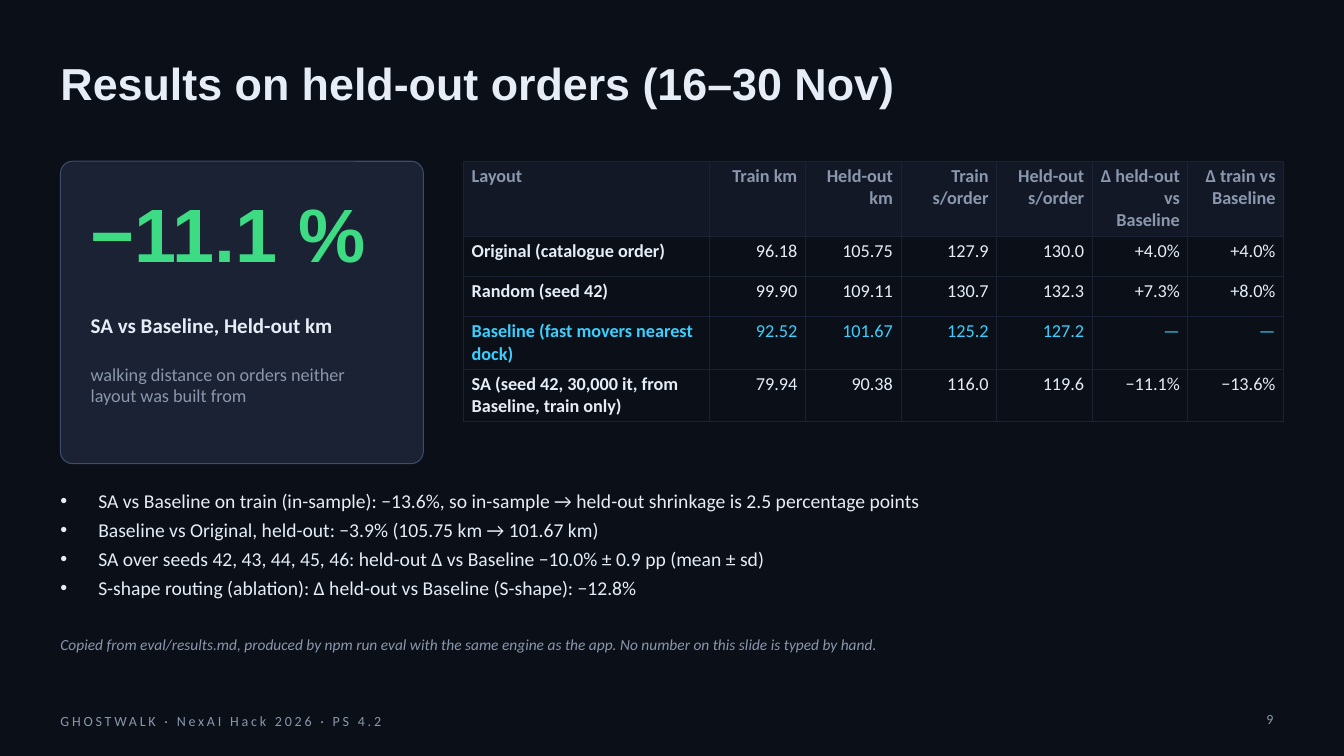
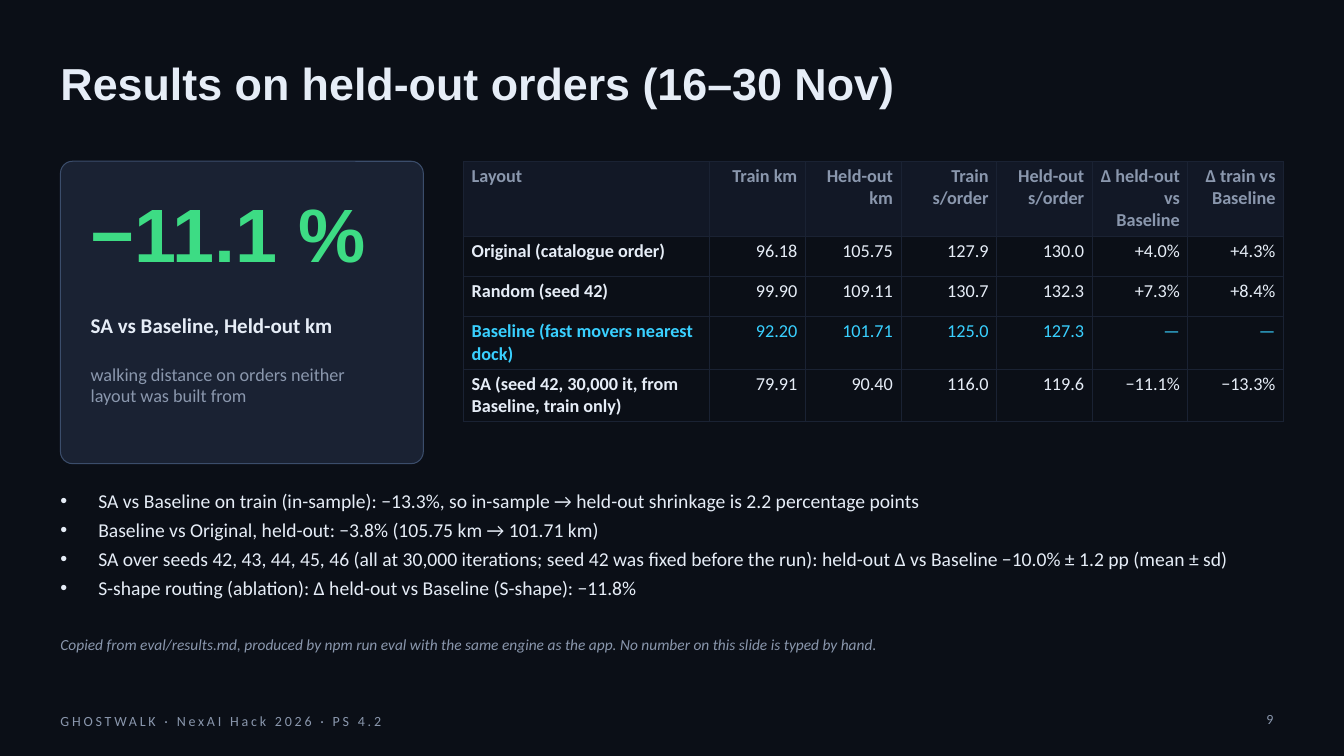
Before and after one commit to Anandb71/ghostwalk, a slide deck: slide 9 of docs/pitch/Ghostwalk_pitch.pptx. Drawn at 1344x756 pixels with LibreOffice and Linux fonts; fonts in the diff are those of the drawing; background and template pictures are left out. Boxes give left, top, right and bottom in pixels: in the first picture for what was removed or moved away, otherwise in the second. Text is boxed around its words. In the diff, an @@ line names an element or a change of style, - is before the commit and + after.

Commit message:
Pitch deck: rebuilt from the 7aba833 eval; results slide lists only the copied lines that carry a percentage (#10)

```diff
--- a/docs/pitch/Ghostwalk_pitch.pptx
+++ b/docs/pitch/Ghostwalk_pitch.pptx
@@ table at (464, 161, 1285, 419) @@
-row 2, column 7: +4.0%
+row 2, column 7: +4.3%
-row 3, column 7: +8.0%
+row 3, column 7: +8.4%
-row 4: Baseline (fast movers nearest dock) | 92.52 | 101.67 | 125.2 | 127.2 | — | —
+row 4: Baseline (fast movers nearest dock) | 92.20 | 101.71 | 125.0 | 127.3 | — | —
-row 5: SA (seed 42, 30,000 it, from Baseline, train only) | 79.94 | 90.38 | 116.0 | 119.6 | −11.1% | −13.6%
+row 5: SA (seed 42, 30,000 it, from Baseline, train only) | 79.91 | 90.40 | 116.0 | 119.6 | −11.1% | −13.3%
@@ text at (98, 494, 1227, 599): text changed @@
-• SA vs Baseline on train (in-sample): −13.6%, so in-sample → held-out shrinkage is 2.5 percentage points
-• Baseline vs Original, held-out: −3.9% (105.75 km → 101.67 km)
-• SA over seeds 42, 43, 44, 45, 46: held-out Δ vs Baseline −10.0% ± 0.9 pp (mean ± sd)
-• S-shape routing (ablation): Δ held-out vs Baseline (S-shape): −12.8%
+• SA vs Baseline on train (in-sample): −13.3%, so in-sample → held-out shrinkage is 2.2 percentage points
+• Baseline vs Original, held-out: −3.8% (105.75 km → 101.71 km)
+• SA over seeds 42, 43, 44, 45, 46 (all at 30,000 iterations; seed 42 was fixed before the run): held-out Δ vs Baseline −10.0% ± 1.2 pp (mean ± sd)
+• S-shape routing (ablation): Δ held-out vs Baseline (S-shape): −11.8%
```
Also in this commit, not shown: 1 other file.
